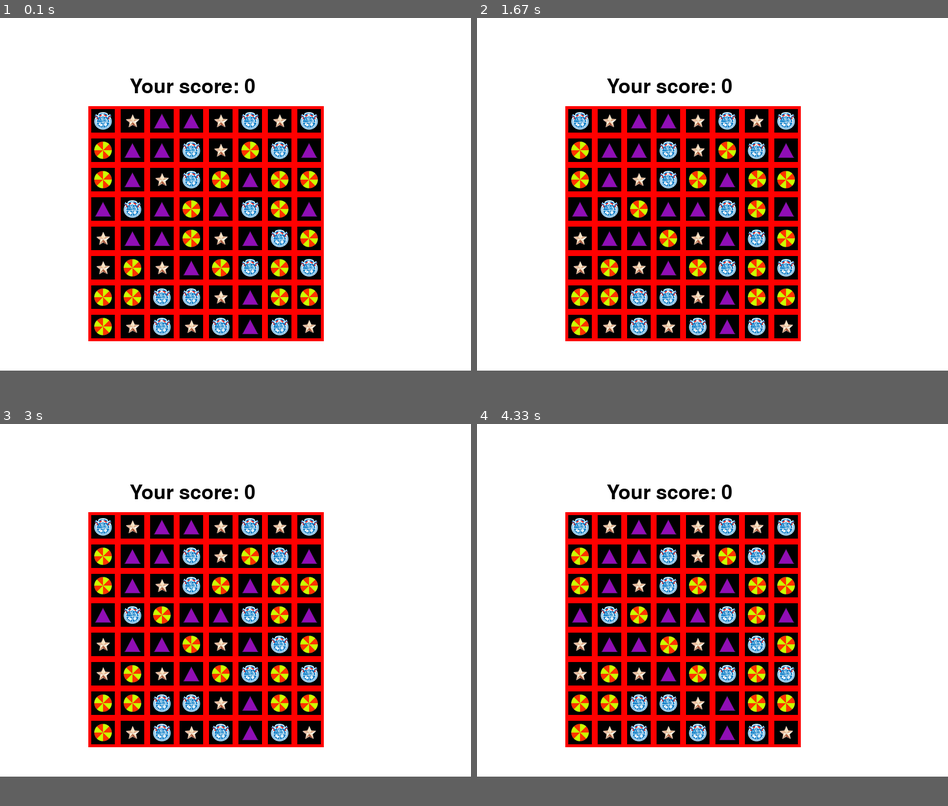
Above: before the commit, frames 1-4 (two rows, left to right).
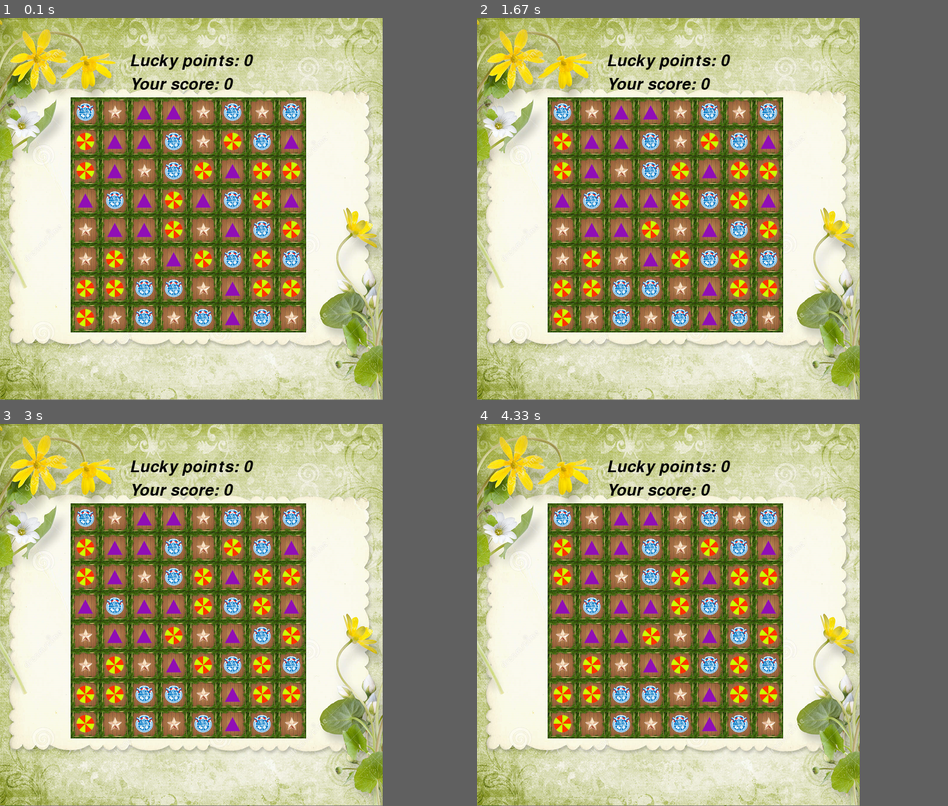
Above: after the commit, the same moments.

Repository: kbogomolov95/ProjectPyGame
Game: pygame game, started from ui.py
Two runs of this game, one before a commit and one after it. Both use one fixed random seed, a clock stepped at 60 frames per second and the inputs below.
Inputs (mouse positions are in pixels of both pictures, inside the frame that each line leads up to):
- Up to frame 1 (0.1 s): no input
- Up to frame 2 (1.67 s): click (670, 209) at 0.38 s; click (637, 193) at 0.72 s; click (745, 178) at 1.55 s
- Up to frame 3 (3 s): right-click (178, 748) at 2.88 s
- Up to frame 4 (4.33 s): click (665, 637) at 3.22 s; right-click (604, 622) at 4.05 s
In our replay, the window is 800x600 before the commit and 650x650 after it. These sizes can differ from the game's own. Grey fills any space a smaller window leaves; there, only what the larger window draws over its background counts as a difference.

The runs differ from the first frame. In frame 1, 70% of the frame differs, in the area x 0-82%, y 0-100%; in frame 2, 70%; in frame 3, 70%; in frame 4, 70%.

Commit message:
добавил картинки, но Lucky points пока нерабочий

Diff:
--- a/ui.py
+++ b/ui.py
@@ -49,10 +49,12 @@
 
 
 class Score():
-    def __init__(self, x0, y0):
+    def __init__(self, x0, y0, text):
         self.score = 0
-        self.font = pygame.font.Font(None, 50)
-        self.text = self.font.render("Your score: {}".format(self.score), 1, (0, 0, 0))
+        self.t = text
+        self.font = pygame.font.Font(None, 40)
+        self.font.set_italic(True)
+        self.text = self.font.render("{}: {}".format(self.t, self.score), 1, (0, 0, 0))
         self.text_x = x0
         self.text_y = y0
         self.text_w = self.text.get_width()
@@ -65,11 +67,11 @@
 
     def tick(self, delta):
         self.score += delta
-        self.text = self.font.render("Your score: {}".format(self.score), 1, (0, 0, 0))
+        self.text = self.font.render("{}: {}".format(self.t, self.score), 1, (0, 0, 0))
 
     def set_score(self, score):
         self.score = score
-        self.text = self.font.render("Your score: {}".format(self.score), 1, (0, 0, 0))
+        self.text = self.font.render("{}: {}".format(self.t, self.score), 1, (0, 0, 0))
 
 
 class Object(pygame.sprite.Sprite):
@@ -164,18 +166,19 @@
             return True
     return False
 
+
 pygame.init()
 
 pygame.mixer.music.load('derevnya-durakov-tp-kalambur.mp3')
 pygame.mixer.music.play(-1)
 pygame.mixer.music.rewind()
 
-size = width, height = 800, 600
-screen = pygame.display.set_mode(size)
+size_of_screen = width, height = 650, 650
+screen = pygame.display.set_mode(size_of_screen)
 fps = 30
 clock = pygame.time.Clock()
 running = True
-screen.fill(pygame.Color('White'))
+# screen.fill(pygame.Color('White'))
 
 size = (8, 8)
 m = logic.Area(size, 4)
@@ -183,17 +186,22 @@
 matrix = m.arr
 
 # нормально подогнать
-X0 = 200 - CELL_SIZE * (abs(size[1]) - 7)
-Y0 = 200 - CELL_SIZE * (abs(size[0]) - 7)
+X0 = 170 - CELL_SIZE * (abs(size[1]) - 7)
+Y0 = 185 - CELL_SIZE * (abs(size[0]) - 7)
 
 # Making board
 board = Board(matrix)
-score_board = Score(220, 100)
+
+score_board = Score(220, 100, 'Your score')
+luck_board = Score(220, 60, 'Lucky points')
 generate_map(matrix)
 
 pos1, pos2 = None, None
 mov1, mov2 = False, False
 params = {'selected': None, 'deletion': False, 'move': False, 'waiting': False}
+
+fon = pygame.transform.scale(load_image('bg.png'), size_of_screen)
+screen.blit(fon, (0, 0))
 
 timer = 0
 timer2 = 0
@@ -240,13 +248,14 @@
     params['move'] = mov1
     all_sprites.update(params, pos1)
     screen.fill((255, 255, 255))
+    screen.blit(fon, (0, 0))
 
     params['move'] = mov2
     all_sprites.update(params, pos2)
-
     screen.blit(board.render(), (X0, Y0))
     score_board.set_score(logic.score)
     score_board.draw(screen)
+    luck_board.draw(screen)
 
     all_sprites.draw(screen)
 
Binary file added: photos/bg.png
Binary file changed: photos/cell.png
Binary file added: photos/cell1.png
